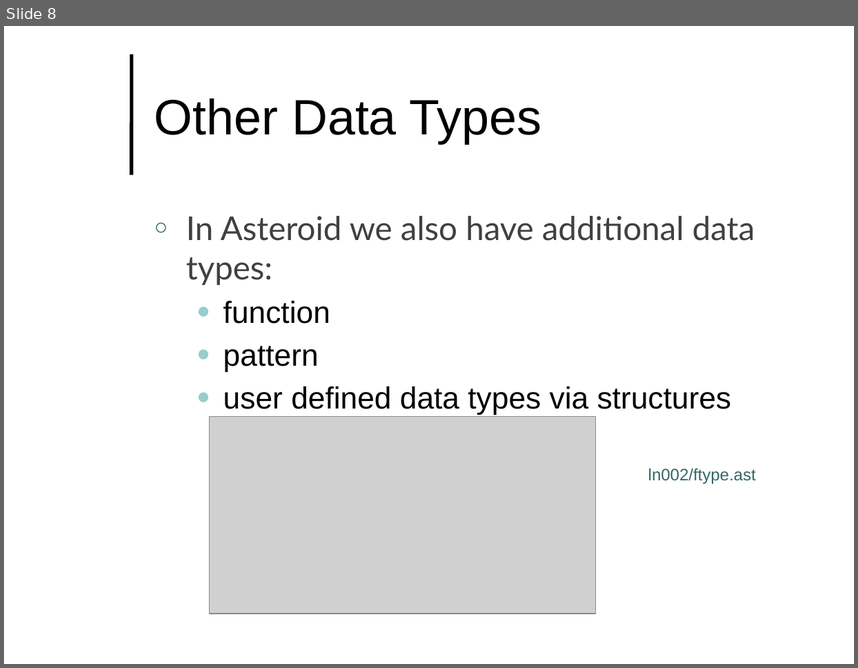
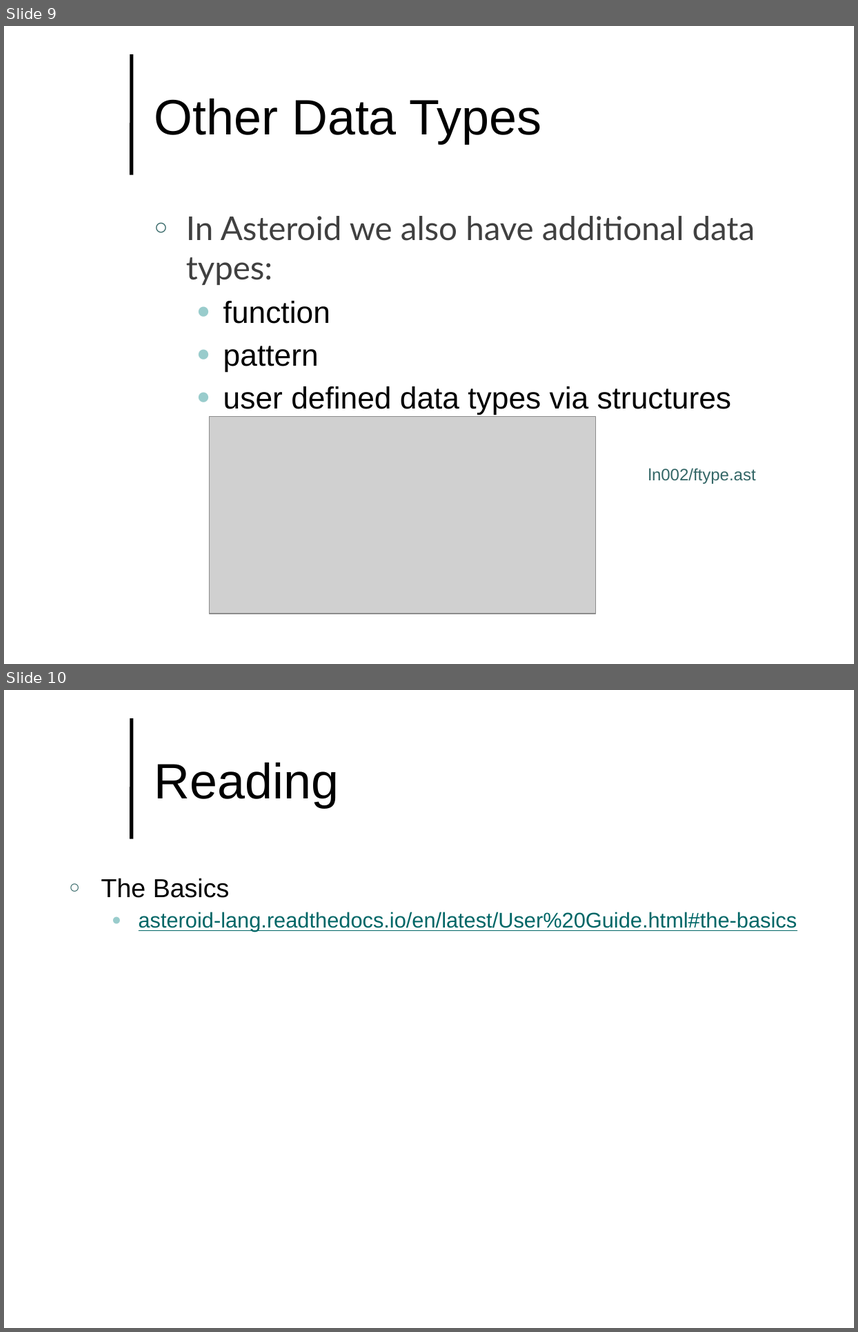
Before and after one commit to lutzhamel/CSC493, a slide deck: notes/csc493-ln002.pptx. Shown one above the other, each under a label of ours: slide 8 before the commit, slides 9 and 10 after it. The pictures are 858x668 and 858x1332 pixels, drawn with LibreOffice and Linux fonts; fonts in the diff are those of the drawing; grey boxes stand for pictures; background and template pictures are left out. Boxes give left, top, right and bottom in pixels: in the first picture for what was removed or moved away, otherwise in the second. Text is boxed around its words. In the diff, an @@ line names an element or a change of style, - is before the commit and + after.

```diff
--- a/notes/csc493-ln002.pptx
+++ b/notes/csc493-ln002.pptx
@@ slide 10 added at [4, 690, 854, 1328], background #FFFFFF; not listed: 1 template element that a slide beside it also shows @@
@@ title added at [154, 762, 339, 807], 42 pt, text #000000 @@
+Reading
@@ text added at [101, 878, 797, 931], 18 pt, text #006666, underline @@
+○ The Basics
+  ● asteroid-lang.readthedocs.io/en/latest/User%20Guide.html#the-basics
@@ what was slide 8 is now slide 9 @@
```
Also in this commit, not shown: 5 slides changed, 1 other slide added, 25 other files.
